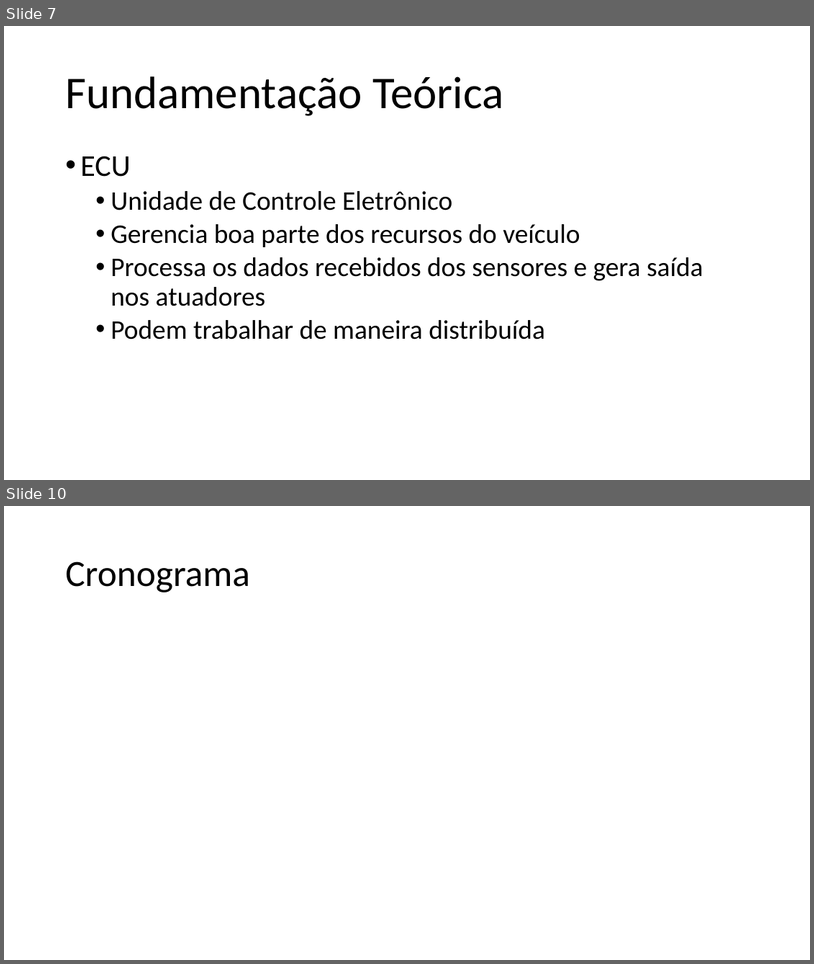
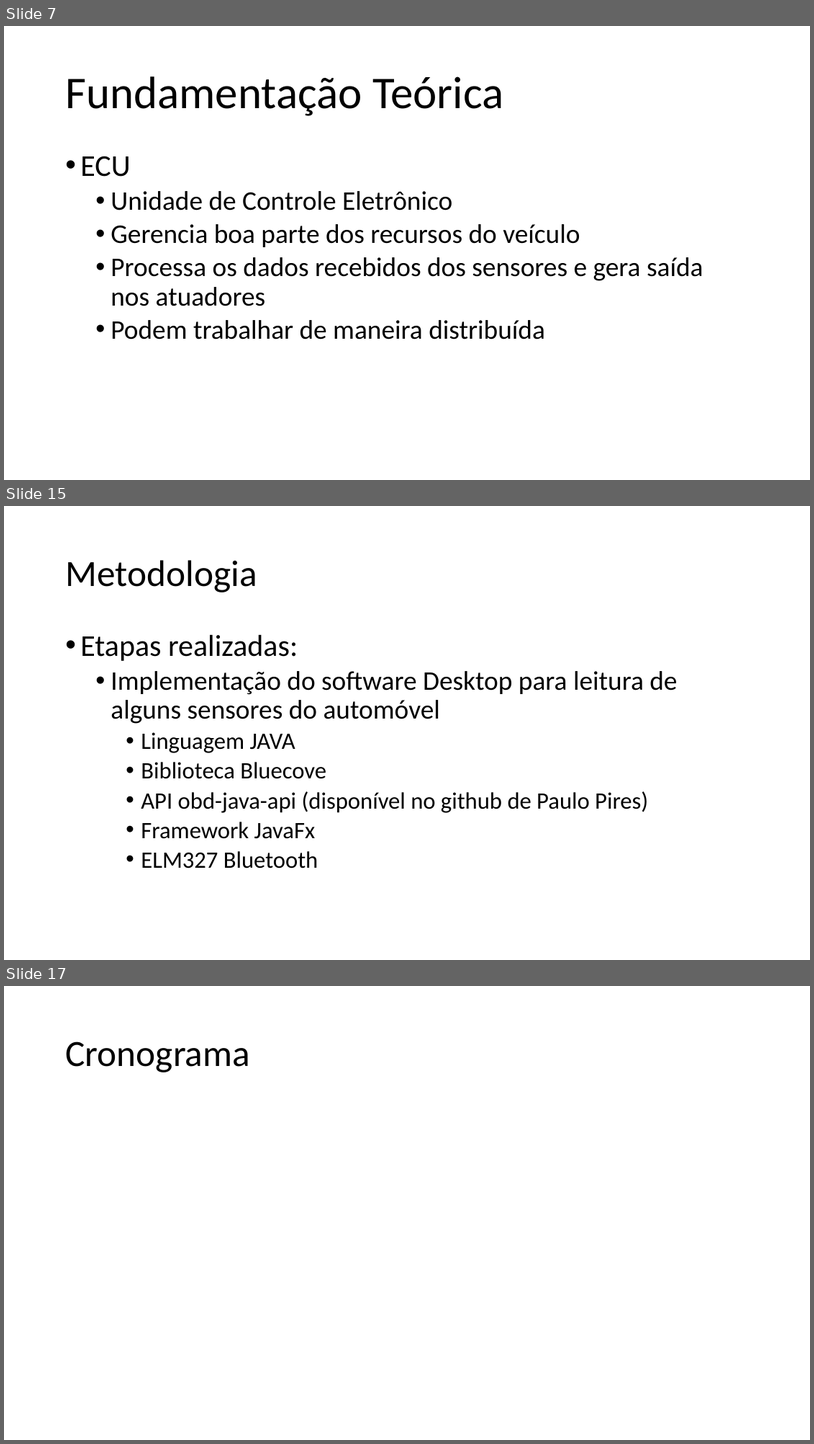
Before and after one commit to ruanlas/TADS2015, a slide deck: TCC-documentos/Apresentacao/TCC_v2.pptx. Shown one above the other, each under a label of ours: slides 7 and 10 before the commit, slides 7, 15 and 17 after it; the slides between them are not shown. The pictures are 814x964 and 814x1444 pixels, drawn with LibreOffice and Linux fonts; fonts in the diff are those of the drawing. Boxes give left, top, right and bottom in pixels: in the first picture for what was removed or moved away, otherwise in the second. Text is boxed around its words. In the diff, an @@ line names an element or a change of style, - is before the commit and + after.

```diff
--- a/TCC-documentos/Apresentacao/TCC_v2.pptx
+++ b/TCC-documentos/Apresentacao/TCC_v2.pptx
@@ slide 15 added at <box>4,506,810,960</box>, background #FFFFFF @@
@@ title added at <box>65,560,257,592</box>, 44 pt, text #000000 @@
+Metodologia
@@ text added at <box>80,635,677,868</box>, 28 pt, text #000000 @@
+• Etapas realizadas:
+  • Implementação do software Desktop para leitura de alguns sensores do automóvel
+    • Linguagem JAVA
+    • Biblioteca Bluecove
+    • API obd-java-api (disponível no github de Paulo Pires)
+    • Framework JavaFx
+    • ELM327 Bluetooth
@@ what was slide 10 is now slide 17 @@
```
Also in this commit, not shown: 3 slides changed, 6 other slides added, 2 other files.
